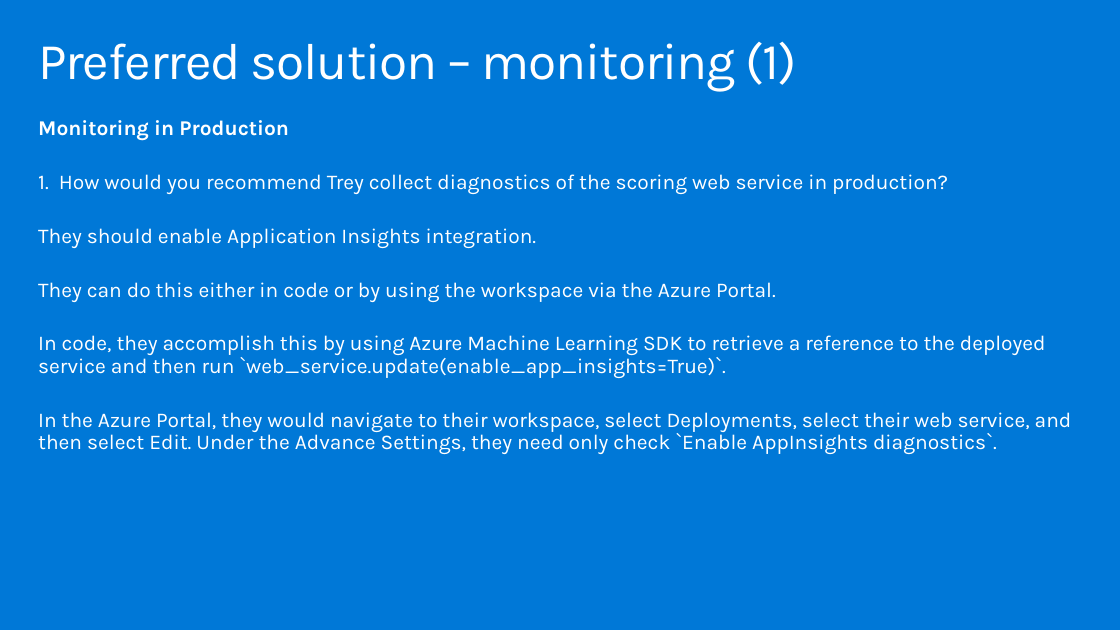
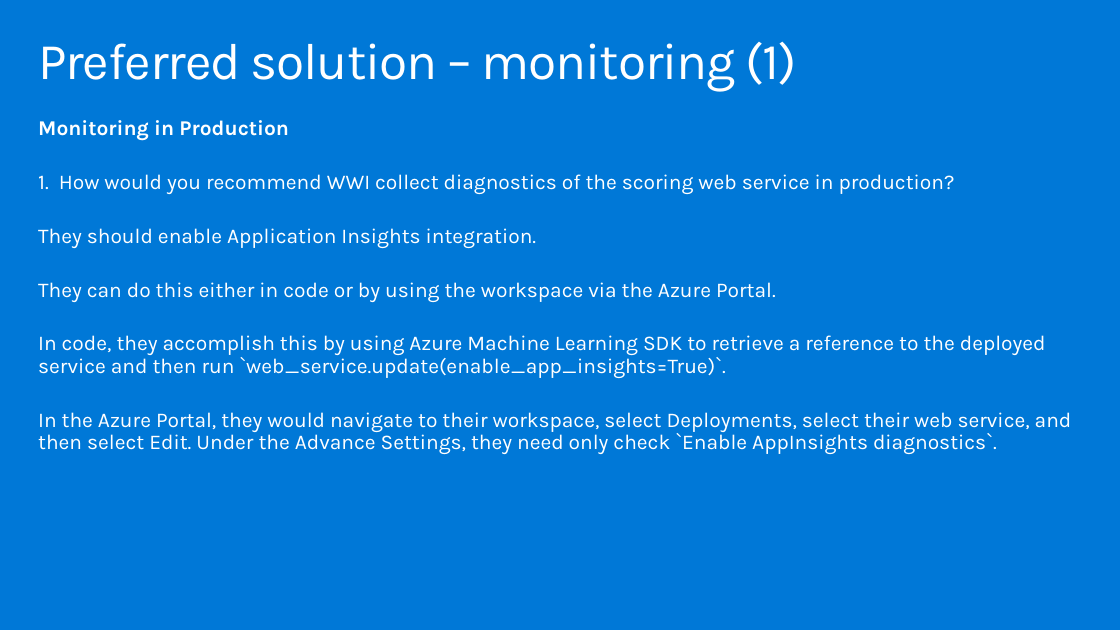
Before and after one commit to tgokal/MCW-ML-Ops, a slide deck: slide 25 of Whiteboard design session/WDS trainer presentation - MLOps.pptx. Drawn at 1120x630 pixels with LibreOffice and Linux fonts; fonts in the diff are those of the drawing. Boxes give left, top, right and bottom in pixels: in the first picture for what was removed or moved away, otherwise in the second. Text is boxed around its words. In the diff, an @@ line names an element or a change of style, - is before the commit and + after.

```diff
--- a/Whiteboard design session/WDS trainer presentation - MLOps.pptx
+++ b/Whiteboard design session/WDS trainer presentation - MLOps.pptx
@@ text at (x1=38, y1=174, x2=955, y2=194): text changed @@
-1. How would you recommend Trey collect diagnostics of the scoring web service in production?
+1. How would you recommend WWI collect diagnostics of the scoring web service in production?
```
Also in this commit, not shown: 12 other slides changed, 4 other files.
